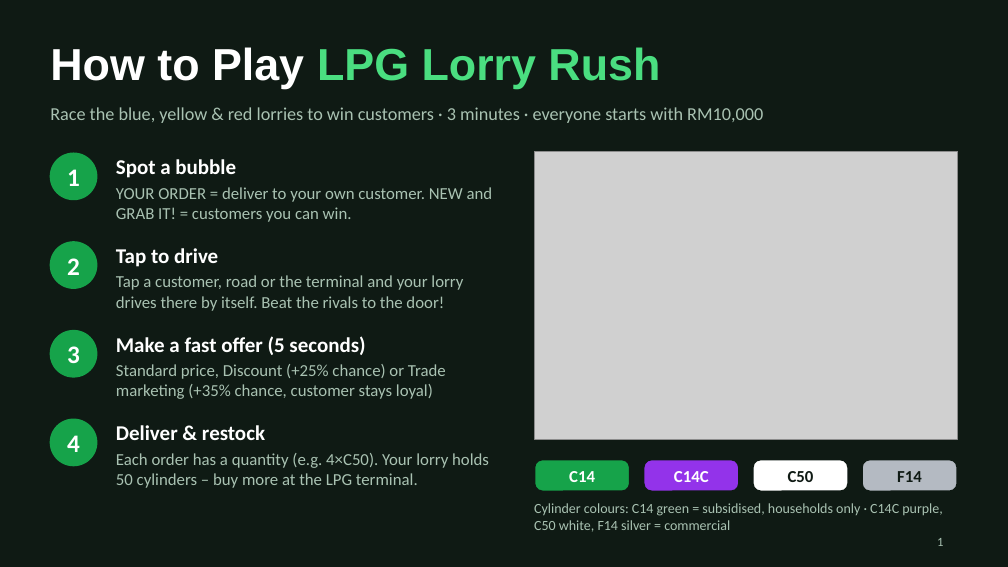
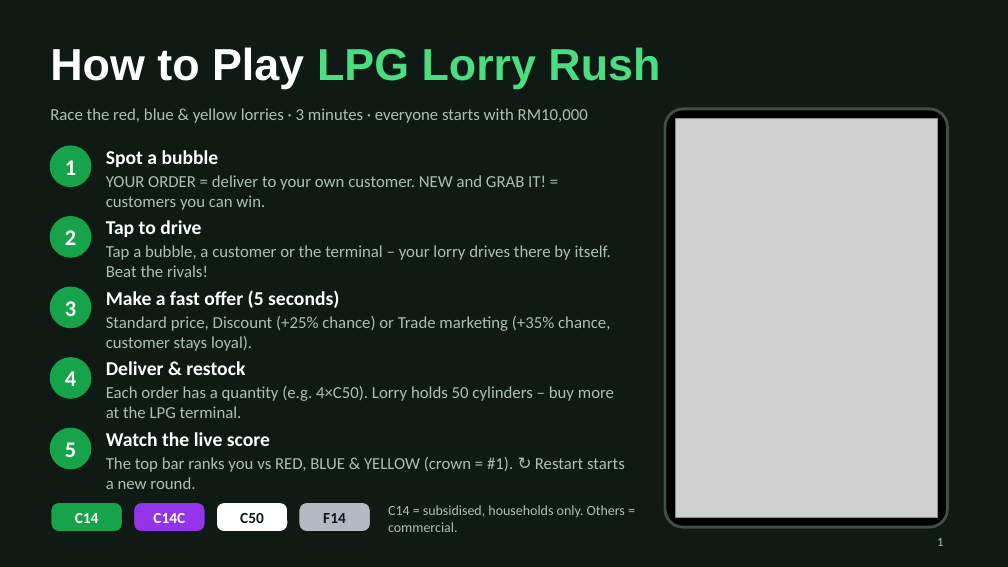
Before and after one commit to hzwnrli/malaysiainternship, a slide deck: slide 1 of slides/LPG_Lorry_Rush_How_to_Play.pptx. Drawn at 1008x567 pixels with LibreOffice and Linux fonts; fonts in the diff are those of the drawing; grey boxes stand for pictures. Boxes give left, top, right and bottom in pixels: in the first picture for what was removed or moved away, otherwise in the second. Text is boxed around its words. In the diff, an @@ line names an element or a change of style, - is before the commit and + after.

```diff
--- a/slides/LPG_Lorry_Rush_How_to_Play.pptx
+++ b/slides/LPG_Lorry_Rush_How_to_Play.pptx
@@ text at box(50, 108, 588, 123): text changed; size 13 to 12 pt @@
-Race the blue, yellow & red lorries to win customers · 3 minutes · everyone starts with RM10,000
+Race the red, blue & yellow lorries · 3 minutes · everyone starts with RM10,000
@@ rounded rectangle added at box(665, 109, 948, 527), fill #000000, outline #3F4F45 2 pt @@
@@ picture: place and size @@
-picture at box(534, 151, 958, 439)
+picture at box(675, 119, 937, 517)
@@ text "1": place and size @@
-text "1" at box(67, 169, 80, 186)
+text "1" at box(65, 160, 76, 175)
@@ ellipse: place and size @@
-ellipse at box(50, 153, 97, 200)
+ellipse at box(50, 146, 91, 186)
@@ text "Spot a bubble": place and size @@
-text "Spot a bubble" at box(116, 159, 236, 178)
+text "Spot a bubble" at box(106, 150, 219, 167)
@@ text "YOUR ORDER = deliver to ..." rewrapped from box(116, 187, 493, 222) to box(106, 175, 546, 210) @@
@@ text "2": place and size @@
-text "2" at box(67, 258, 80, 275)
+text "2" at box(65, 230, 76, 245)
@@ ellipse: place and size @@
-ellipse at box(50, 242, 97, 288)
+ellipse at box(50, 217, 91, 257)
@@ text "Tap to drive": place and size @@
-text "Tap to drive" at box(116, 248, 218, 267)
+text "Tap to drive" at box(106, 220, 201, 237)
@@ text at box(106, 245, 611, 277): text changed @@
-Tap a customer, road or the terminal and your lorry drives there by itself. Beat the rivals to the door!
+Tap a bubble, a customer or the terminal – your lorry drives there by itself. Beat the rivals!
@@ text "3": place and size @@
-text "3" at box(67, 346, 80, 363)
+text "3" at box(65, 301, 76, 316)
@@ ellipse: place and size @@
-ellipse at box(50, 331, 97, 377)
+ellipse at box(50, 287, 91, 328)
@@ text "Make a fast offer (5 ...": place and size @@
-text "Make a fast offer (5 ..." at box(116, 336, 365, 355)
+text "Make a fast offer (5 ..." at box(106, 290, 339, 308)
@@ text at box(106, 316, 610, 351): text changed @@
-Standard price, Discount (+25% chance) or Trade marketing (+35% chance, customer stays loyal)
+Standard price, Discount (+25% chance) or Trade marketing (+35% chance, customer stays loyal).
@@ size 18 to 16 pt in 4 elements at box(65, 160, 76, 175), box(65, 230, 76, 245), box(65, 301, 76, 316), box(65, 371, 76, 386) @@
@@ text "4": place and size @@
-text "4" at box(67, 435, 80, 452)
+text "4" at box(65, 371, 76, 386)
@@ ellipse: place and size @@
-ellipse at box(50, 419, 97, 466)
+ellipse at box(50, 358, 91, 398)
@@ size 15 to 14 pt in 4 elements at box(106, 150, 219, 167), box(106, 220, 201, 237), box(106, 290, 339, 308), box(106, 361, 245, 375) @@
@@ text "Deliver & restock": place and size @@
-text "Deliver & restock" at box(116, 425, 265, 440)
+text "Deliver & restock" at box(106, 361, 245, 375)
@@ text at box(106, 386, 614, 418): text changed @@
-Each order has a quantity (e.g. 4×C50). Your lorry holds 50 cylinders – buy more at the LPG terminal.
+Each order has a quantity (e.g. 4×C50). Lorry holds 50 cylinders – buy more at the LPG terminal.
@@ ellipse added at box(50, 428, 91, 469), fill #16A34A, outline #16A34A 1 pt @@
@@ text added at box(65, 442, 76, 457), 16 pt, text #FFFFFF, bold @@
+5
@@ text added at box(106, 432, 270, 446), 14 pt, text #FFFFFF, bold @@
+Watch the live score
@@ text added at box(106, 457, 625, 489), 12 pt, text #A9C2B2 @@
+The top bar ranks you vs RED, BLUE & YELLOW (crown = #1). ↻ Restart starts a new round.
@@ rounded rectangle "C14": place and size @@
-rounded rectangle "C14" at box(534, 460, 630, 492)
+rounded rectangle "C14" at box(50, 502, 123, 532)
@@ rounded rectangle "C14C": place and size @@
-rounded rectangle "C14C" at box(643, 460, 739, 492)
+rounded rectangle "C14C" at box(133, 502, 206, 532)
@@ rounded rectangle "C50": place and size @@
-rounded rectangle "C50" at box(753, 460, 849, 492)
+rounded rectangle "C50" at box(216, 502, 288, 532)
@@ size 12 to 11 pt; proportions changed in 4 elements at box(50, 502, 123, 532), box(133, 502, 206, 532), box(216, 502, 288, 532), box(298, 502, 371, 532) @@
@@ rounded rectangle "F14": place and size @@
-rounded rectangle "F14" at box(862, 460, 958, 492)
+rounded rectangle "F14" at box(298, 502, 371, 532)
@@ text added at box(388, 505, 625, 532), 10 pt, text #A9C2B2 @@
+C14 = subsidised, households only. Others = commercial.
@@ text removed at box(534, 503, 942, 532) @@
-Cylinder colours: C14 green = subsidised, households only · C14C purple, C50 white, F14 silver = commercial
```
Also in this commit, not shown: 1 other slide changed.
